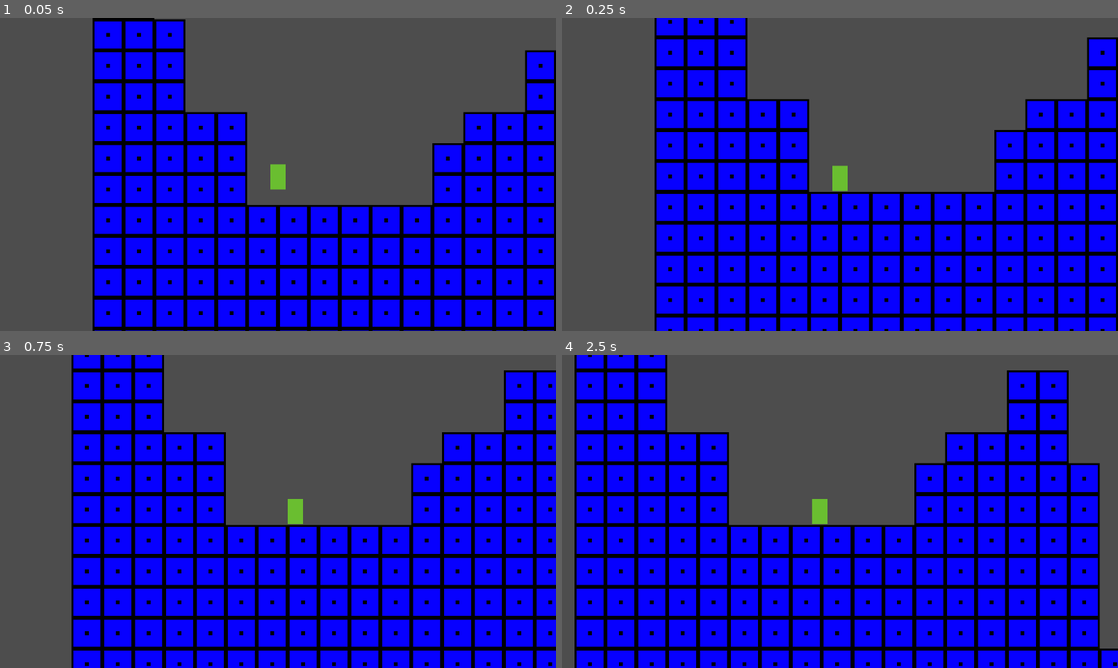
Above: before the commit, frames 1-4 (two rows, left to right).
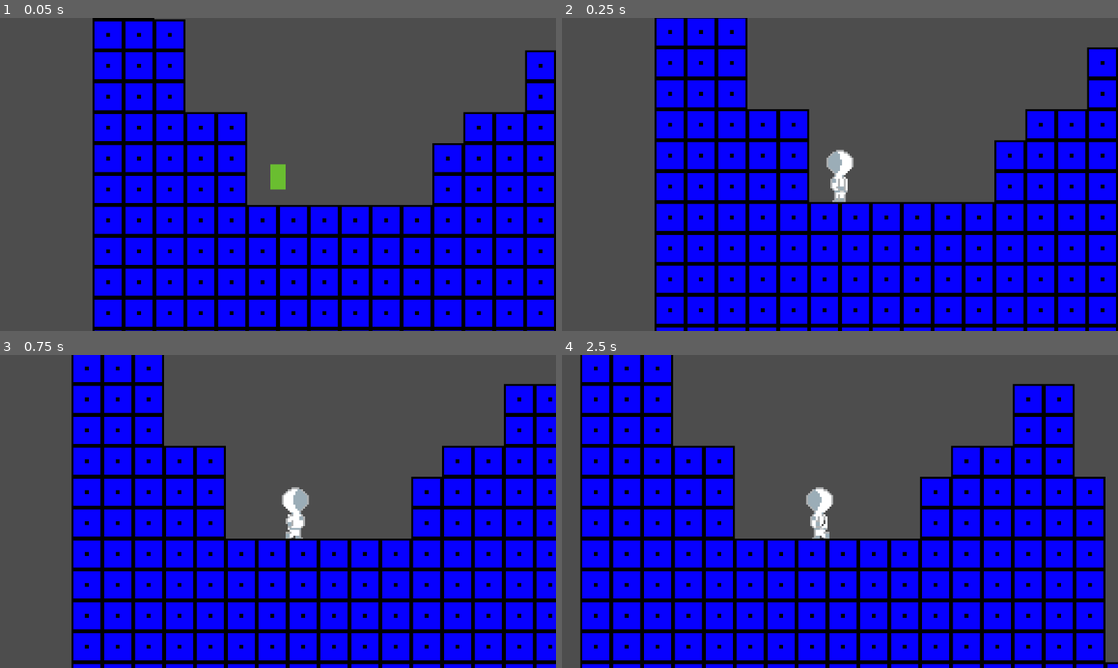
Above: after the commit, the same moments.

Repository: Tejas-Panchal/project_01
Game: Godot game, scene res://scenes/test.tscn
The game is run twice, just before and just after one commit, with the same random seed, the same clock (stepped at 60 frames per second) and the same inputs. The project has no main scene, so this scene is started directly.
Inputs:
- Up to frame 1 (0.05 s): no input
- Up to frame 2 (0.25 s): no input
- Up to frame 3 (0.75 s): hold D (right) from 0.53 s (still down)
- Up to frame 4 (2.5 s): tap Space (jump) at 0.77, 1.52 s; release D (right) at 2.03 s; hold A (left) from 2.03 s (still down)

Frame 1 is identical in both runs. In frame 2, 18% of the frame differs, in the area x 17-100%, y 0-100%; in frame 3, 18%; in frame 4, 35%, in the area x 2-100%, y 0-100%.

Commit message:
player_run_idle

Diff:
--- a/scenes/player.tscn
+++ b/scenes/player.tscn
@@ -1,13 +1,44 @@
-[gd_scene load_steps=5 format=3 uid="uid://c7iesmctuqlt0"]
+[gd_scene load_steps=18 format=3 uid="uid://c7iesmctuqlt0"]
 
 [ext_resource type="Texture2D" uid="uid://s0pg2am22hov" path="res://assets/player.png" id="1_wkdwo"]
+[ext_resource type="Texture2D" uid="uid://debcuk1uuxirw" path="res://assets/idle/idle1.png" id="2_mlquy"]
 [ext_resource type="Script" path="res://scripts/player.gd" id="2_w5tft"]
+[ext_resource type="Texture2D" uid="uid://b4yjdawf6nwpw" path="res://assets/idle/idle2.png" id="3_j1k1i"]
+[ext_resource type="Texture2D" uid="uid://dae0wss3d1smw" path="res://assets/idle/idle3.png" id="4_slibo"]
+[ext_resource type="Texture2D" uid="uid://dg14vgsnqerky" path="res://assets/idle/idle4.png" id="5_uh2nj"]
+[ext_resource type="Texture2D" uid="uid://b1ynlb52g37r7" path="res://assets/idle/idle5.png" id="6_2w1wk"]
+[ext_resource type="Texture2D" uid="uid://w1bnauc0mlxk" path="res://assets/idle/idle6.png" id="7_7cofd"]
+[ext_resource type="Texture2D" uid="uid://dc062jjr3gamx" path="res://assets/idle/idle7.png" id="8_soj7a"]
+[ext_resource type="Texture2D" uid="uid://2p7amrs6cl8x" path="res://assets/run/run1.png" id="10_4xjg8"]
+[ext_resource type="Texture2D" uid="uid://covfutnhhtjo6" path="res://assets/run/run2.png" id="11_75t54"]
+[ext_resource type="Texture2D" uid="uid://c78bejdae5rev" path="res://assets/run/run3.png" id="12_q02ft"]
+[ext_resource type="Texture2D" uid="uid://d2uqslr6sph4k" path="res://assets/run/run4.png" id="13_dx683"]
+[ext_resource type="Texture2D" uid="uid://cwrifrirbfyuc" path="res://assets/run/run5.png" id="14_supsy"]
+[ext_resource type="Texture2D" uid="uid://bple0hcg57o5y" path="res://assets/run/run6.png" id="15_3cngq"]
 
 [sub_resource type="SpriteFrames" id="SpriteFrames_51xth"]
 animations = [{
 "frames": [{
 "duration": 1.0,
-"texture": ExtResource("1_wkdwo")
+"texture": ExtResource("2_mlquy")
+}, {
+"duration": 1.0,
+"texture": ExtResource("3_j1k1i")
+}, {
+"duration": 1.0,
+"texture": ExtResource("4_slibo")
+}, {
+"duration": 1.0,
+"texture": ExtResource("5_uh2nj")
+}, {
+"duration": 1.0,
+"texture": ExtResource("6_2w1wk")
+}, {
+"duration": 1.0,
+"texture": ExtResource("7_7cofd")
+}, {
+"duration": 1.0,
+"texture": ExtResource("8_soj7a")
 }],
 "loop": true,
 "name": &"idle",
@@ -23,23 +54,38 @@
 }, {
 "frames": [{
 "duration": 1.0,
-"texture": ExtResource("1_wkdwo")
+"texture": ExtResource("10_4xjg8")
+}, {
+"duration": 1.0,
+"texture": ExtResource("11_75t54")
+}, {
+"duration": 1.0,
+"texture": ExtResource("12_q02ft")
+}, {
+"duration": 1.0,
+"texture": ExtResource("13_dx683")
+}, {
+"duration": 1.0,
+"texture": ExtResource("14_supsy")
+}, {
+"duration": 1.0,
+"texture": ExtResource("15_3cngq")
 }],
 "loop": true,
-"name": &"walk",
+"name": &"run",
 "speed": 5.0
 }]
 
 [sub_resource type="CapsuleShape2D" id="CapsuleShape2D_tsgwg"]
-radius = 4.0
-height = 14.0
+radius = 7.0
+height = 28.0
 
 [node name="Player" type="CharacterBody2D"]
 script = ExtResource("2_w5tft")
 
 [node name="Body" type="AnimatedSprite2D" parent="."]
 sprite_frames = SubResource("SpriteFrames_51xth")
-animation = &"idle"
+animation = &"run"
 autoplay = "idle"
 
 [node name="CollisionShape2D" type="CollisionShape2D" parent="."]
--- a/scenes/test.tscn
+++ b/scenes/test.tscn
@@ -30,7 +30,7 @@
 tile_set = SubResource("TileSet_mm5fn")
 format = 2
 
-[node name="Layer0" type="TileMapLayer" parent="TileMap"]
+[node name="Layer1" type="TileMapLayer" parent="TileMap"]
 use_parent_material = true
 tile_map_data = PackedByteArray("AAD9/wEAAAAAAAAAAAD+/wEAAAAAAAAAAAD//wEAAAAAAAAAAAAAAAEAAAAAAAAAAAABAAEAAAAAAAAAAAACAA …(3616 unchanged characters)…
 tile_set = SubResource("TileSet_mm5fn")
--- a/scenes/world.tscn
+++ b/scenes/world.tscn
@@ -29,13 +29,13 @@
 [node name="World" type="Node2D"]
 
 [node name="Player" parent="." instance=ExtResource("1_1idsy")]
-position = Vector2(0, -7)
+position = Vector2(0, -14)
 
 [node name="World TileMap" type="TileMap" parent="."]
 tile_set = SubResource("TileSet_whgto")
 format = 2
 
-[node name="Layer0" type="TileMapLayer" parent="World TileMap"]
+[node name="Layer1" type="TileMapLayer" parent="World TileMap"]
 use_parent_material = true
 tile_map_data = PackedByteArray("AAD1/wAAAAAAAAAAAAD1/wEAAAAAAAAAAAD2/wEAAAAAAAAAAAD3/wIAAAAAAAAAAAD4/wIAAAAAAAAAAAD5/w …(58160 unchanged characters)…
 tile_set = SubResource("TileSet_whgto")
--- a/scripts/player.gd
+++ b/scripts/player.gd
@@ -11,7 +11,7 @@
 func _ready() -> void:
 	pass
 
-func _process(delta: float) -> void:
+func _process(_delta: float) -> void:
 	pass
 
 var temp = 0
@@ -59,7 +59,7 @@
 		if direction == 0:
 			body.play("idle")
 		else:
-			body.play("walk")
+			body.play("run")
 	else:
 		body.play("jump")
 	move_and_slide()
Binary file added: assets/idle/idle1.png
Not shown, added: assets/idle/idle1.png.import
Binary file added: assets/idle/idle2.png
Not shown, added: assets/idle/idle2.png.import
Binary file added: assets/idle/idle3.png
Not shown, added: assets/idle/idle3.png.import
Binary file added: assets/idle/idle4.png
Not shown, added: assets/idle/idle4.png.import
Binary file added: assets/idle/idle5.png
Not shown, added: assets/idle/idle5.png.import
Binary file added: assets/idle/idle6.png
Not shown, added: assets/idle/idle6.png.import
(and 14 more such lines)
